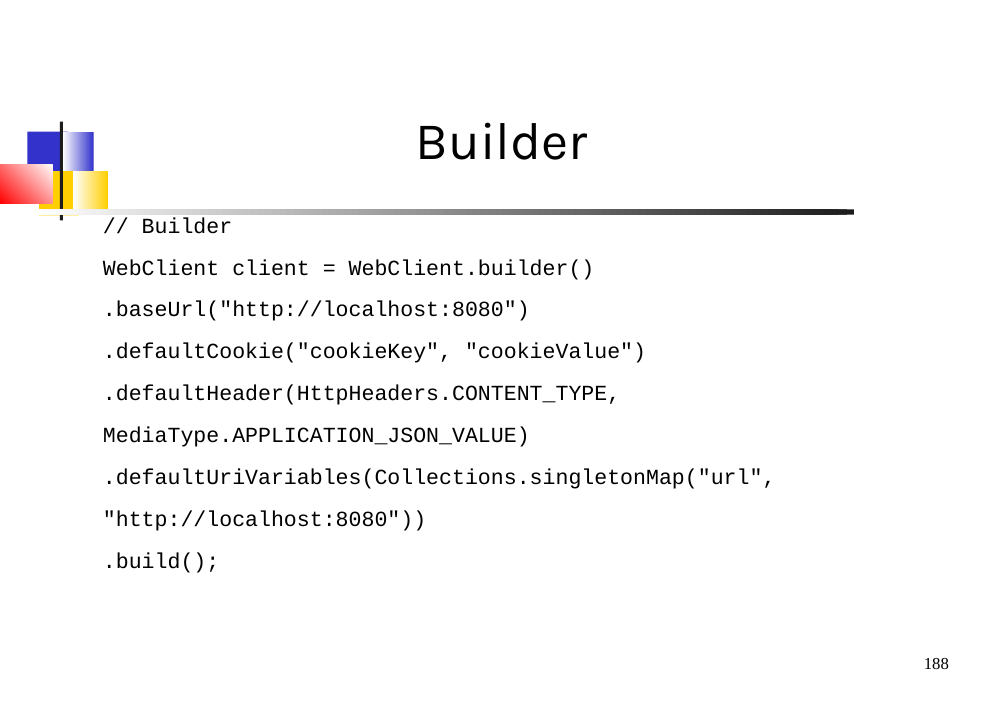
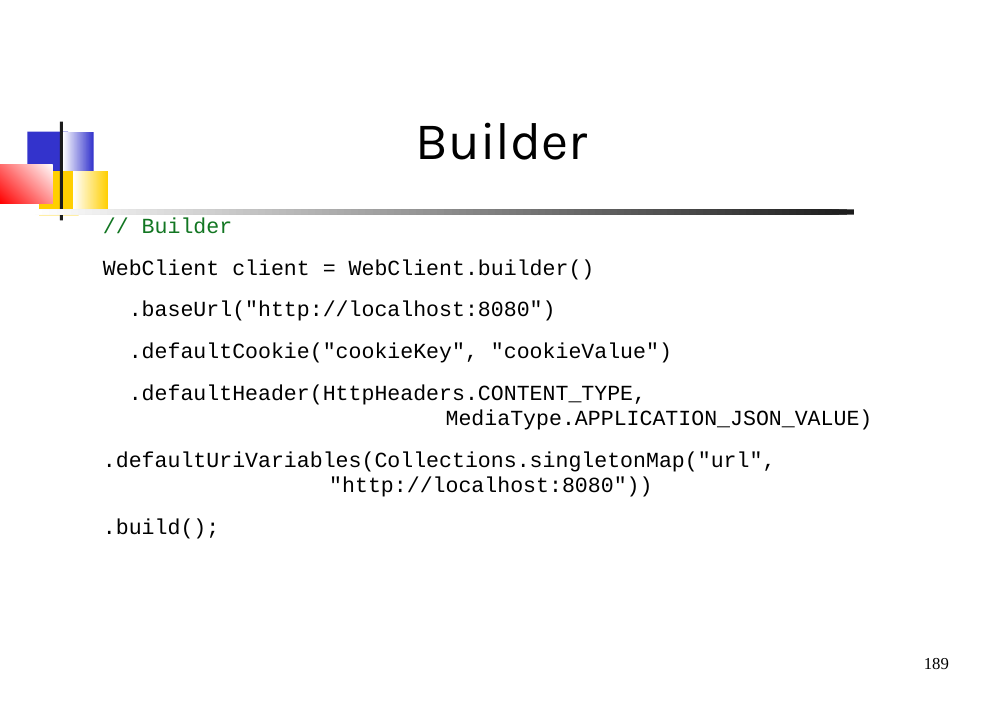
Before and after one commit to dthibau/springessentials-light, a slide deck: slide 189 of SpringEssentials.odp (slide 188 before the commit). Drawn at 1008x713 pixels with LibreOffice and Linux fonts; fonts in the diff are those of the drawing. Boxes give left, top, right and bottom in pixels: in the first picture for what was removed or moved away, otherwise in the second. Text is boxed around its words. In the diff, an @@ line names an element or a change of style, - is before the commit and + after.

```diff
--- a/SpringEssentials.odp
+++ b/SpringEssentials.odp
@@ text at <box>142,217,233,234</box>: text colour #000000 to #127622 in "// Builder" @@
@@ text at <box>103,385,873,497</box>: text changed @@
-.defaultHeader(HttpHeaders.CONTENT_TYPE,
-MediaType.APPLICATION_JSON_VALUE)
-.defaultUriVariables(Collections.singletonMap("url",
-"http://localhost:8080"))
+.defaultHeader(HttpHeaders.CONTENT_TYPE,
+MediaType.APPLICATION_JSON_VALUE)
+.defaultUriVariables(Collections.singletonMap("url",
+"http://localhost:8080"))
@@ page number at <box>924,658,949,669</box>: text changed @@
-188
+189
```
Also in this commit, not shown: 43 other slides changed, 2 slides added, 1 slide removed, 1 other file.
